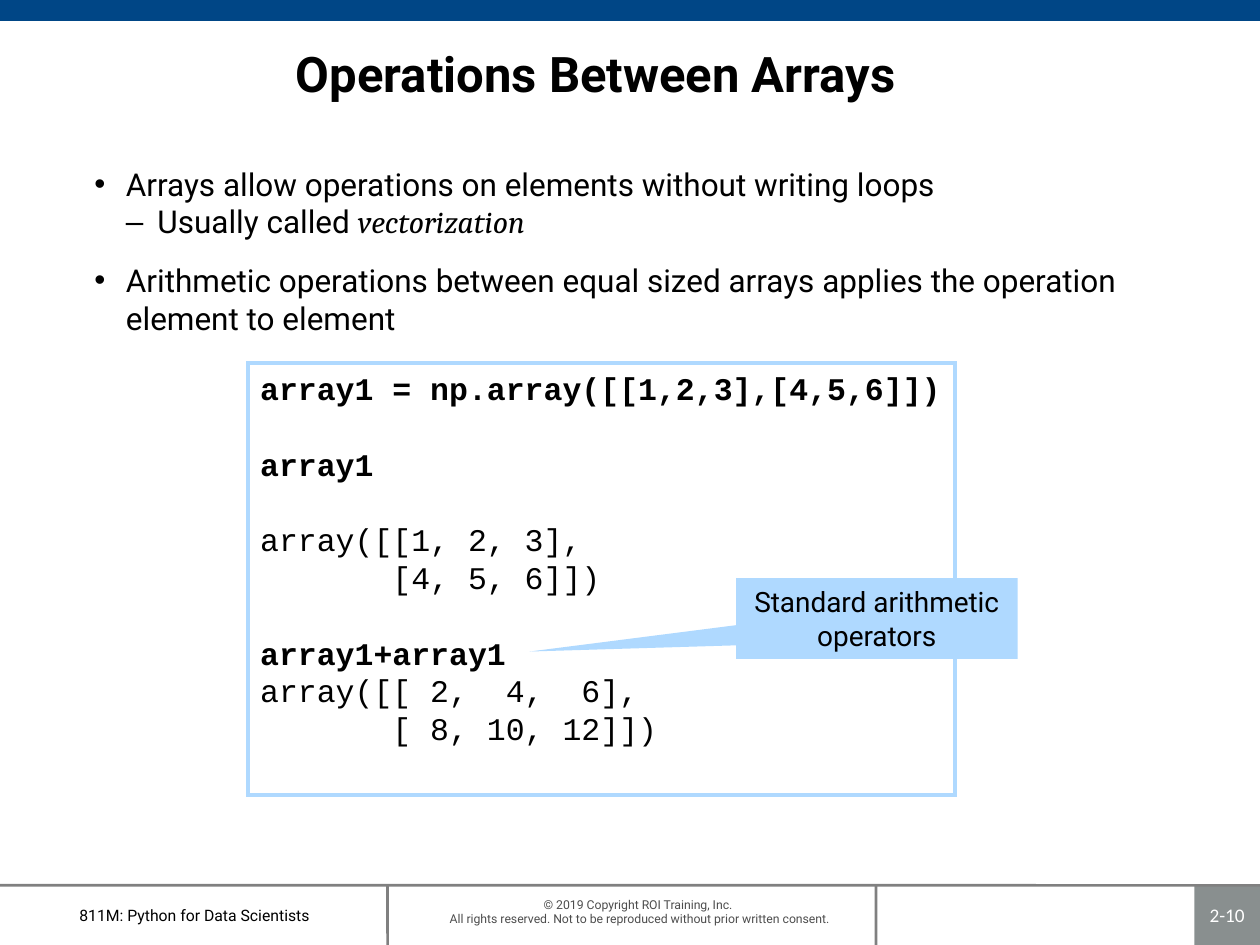
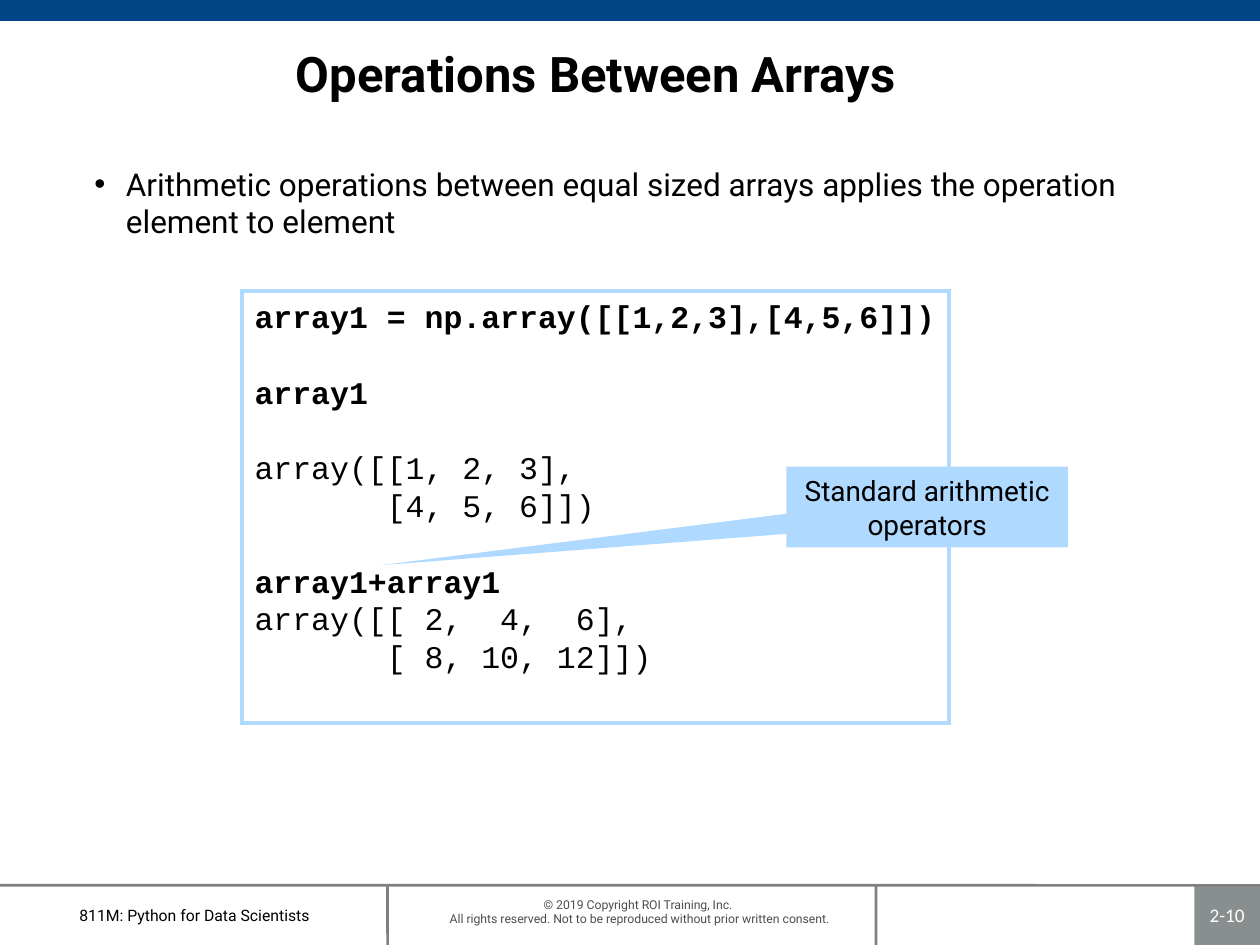
Before and after one commit to roitraining/PythonProgram, a slide deck: slide 10 of Day2-Numpy/Ch02-NumPyEssentials.pptx. Drawn at 1260x945 pixels with LibreOffice and Linux fonts; fonts in the diff are those of the drawing; background and template pictures are left out. Boxes give left, top, right and bottom in pixels: in the first picture for what was removed or moved away, otherwise in the second. Text is boxed around its words. In the diff, an @@ line names an element or a change of style, - is before the commit and + after.

```diff
--- a/Day2-Numpy/Ch02-NumPyEssentials.pptx
+++ b/Day2-Numpy/Ch02-NumPyEssentials.pptx
@@ text at [126,172,934,240]: paragraphs removed @@
-• Arrays allow operations on elements without writing loops
-  – Usually called vectorization
@@ rectangle "array1 = np.array([[1,2,3],[4,5,6]])": place and size @@
-rectangle "array1 = np.array([[1,2,3],[4,5,6]])" at [248,363,955,795]
+rectangle "array1 = np.array([[1,2,3],[4,5,6]])" at [242,291,949,723]
@@ speech box "Standard arithmetic operators": place and size @@
-speech box "Standard arithmetic operators" at [736,578,1017,659]
+speech box "Standard arithmetic operators" at [786,466,1067,547]
@@ speech box "Standard arithmetic operators" at [786,466,1067,547]: proportions changed @@
```
Also in this commit, not shown: 4 other slides changed, 2 slides removed.
